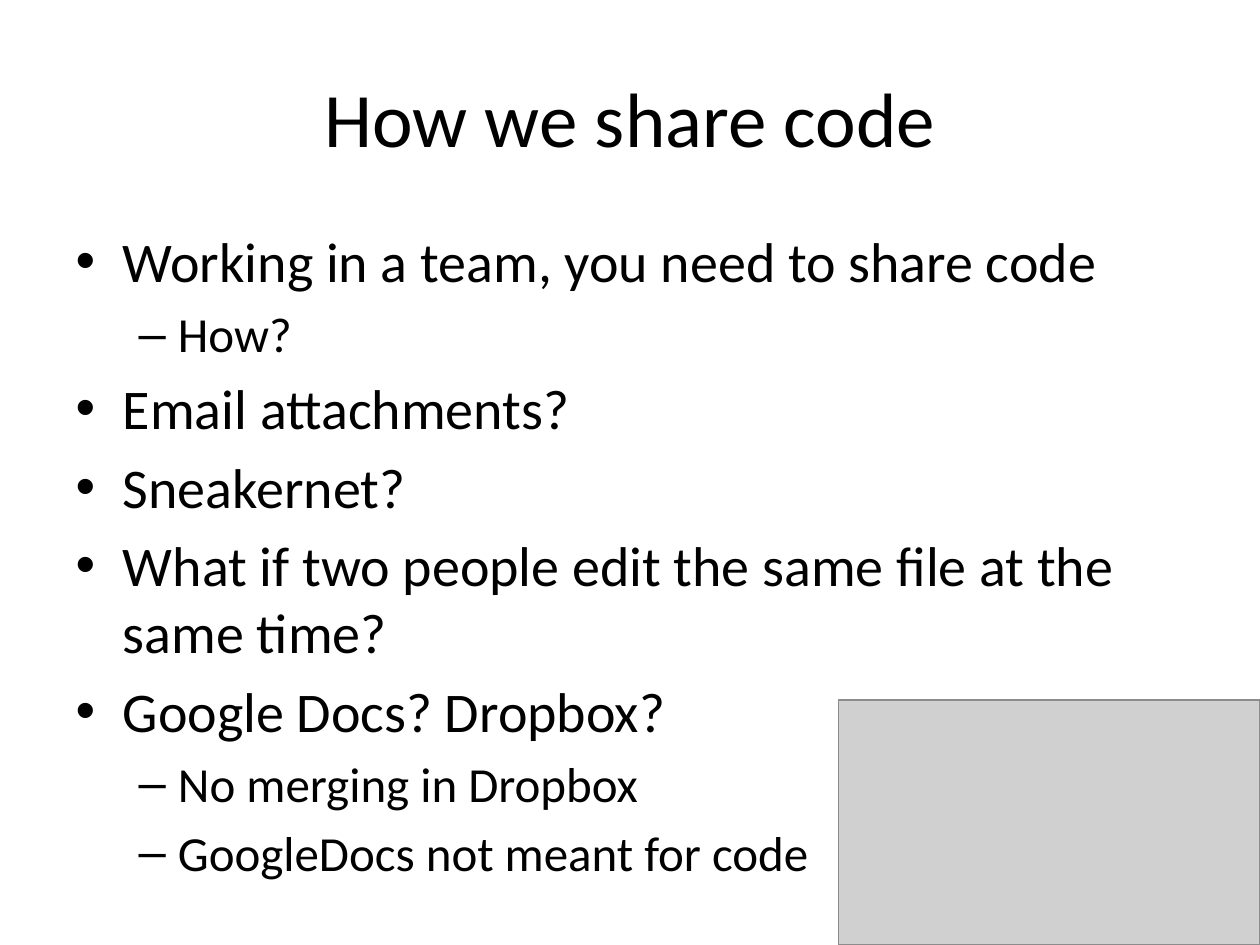
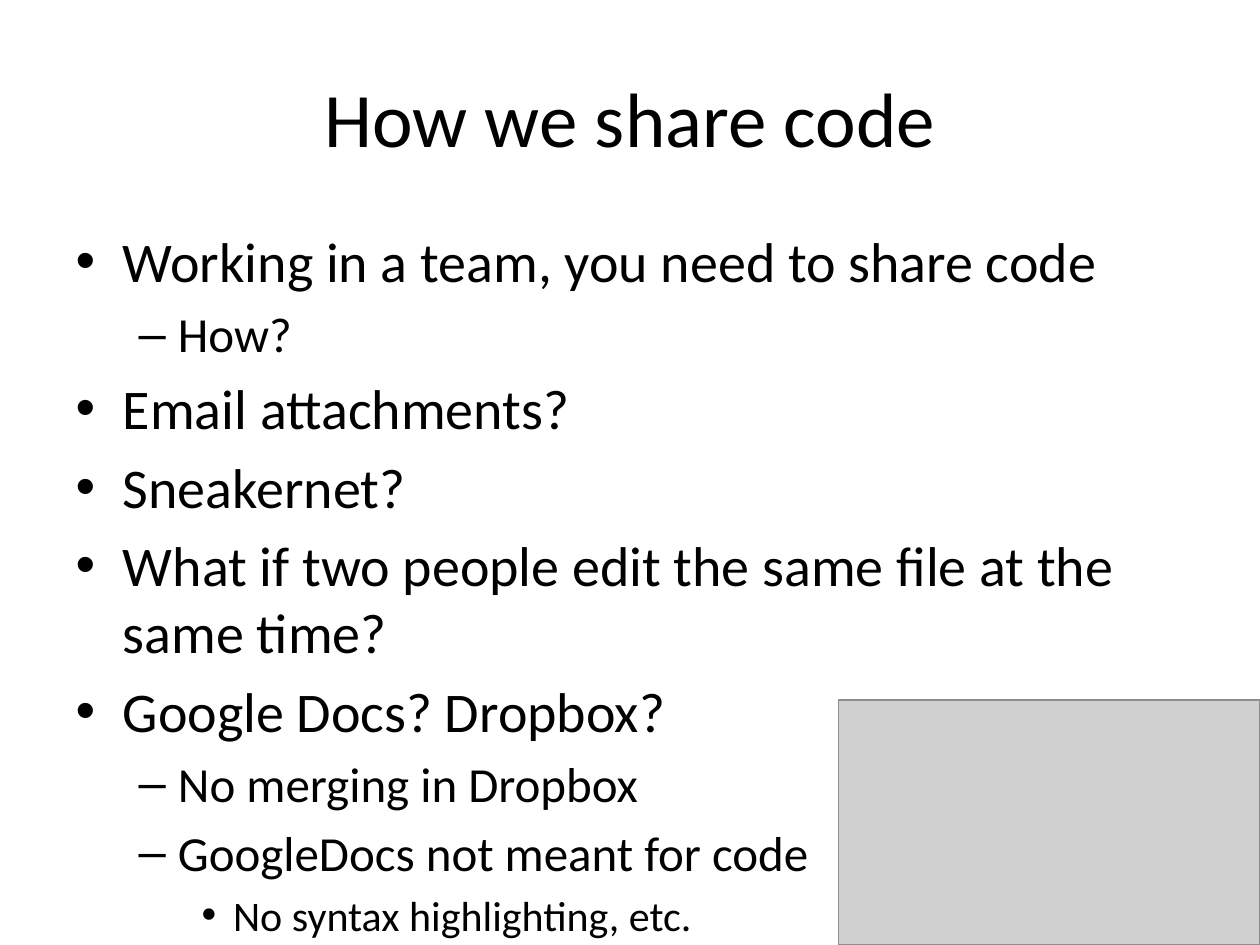
Before and after one commit to jessehartloff/CourseWebsite, a slide deck: slide 3 of static/courses/10-VersionControl.pptx. Drawn at 1260x945 pixels with LibreOffice and Linux fonts; fonts in the diff are those of the drawing; grey boxes stand for pictures. Boxes give left, top, right and bottom in pixels: in the first picture for what was removed or moved away, otherwise in the second. Text is boxed around its words. In the diff, an @@ line names an element or a change of style, - is before the commit and + after.

```diff
--- a/static/courses/10-VersionControl.pptx
+++ b/static/courses/10-VersionControl.pptx
@@ text at bbox=[233, 901, 692, 939]: paragraph added @@
+    • No syntax highlighting, etc.
```
Also in this commit, not shown: 6 other slides changed.
